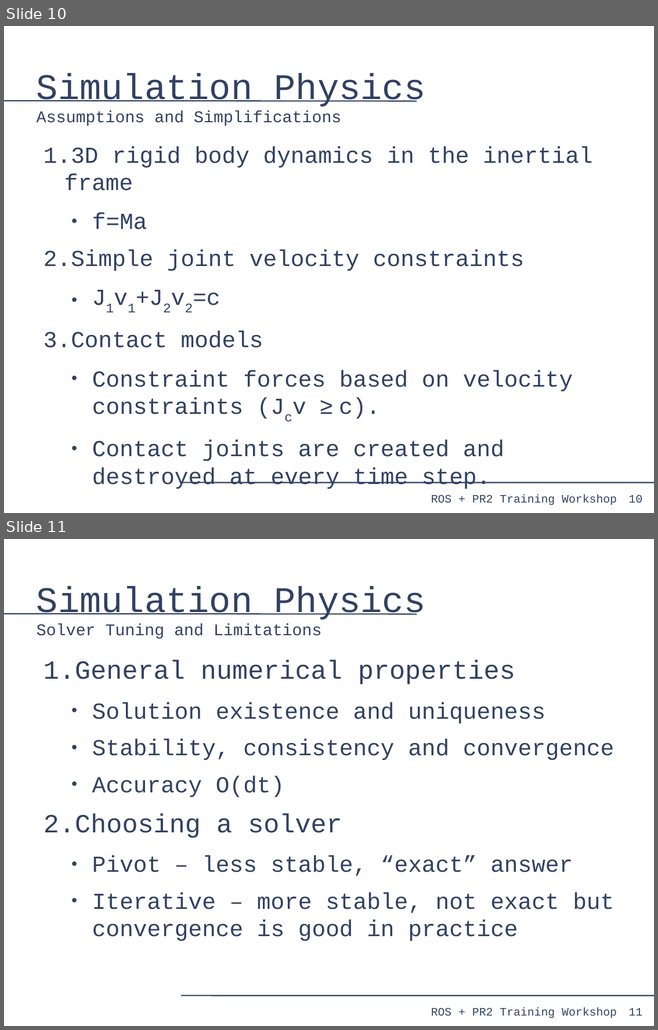
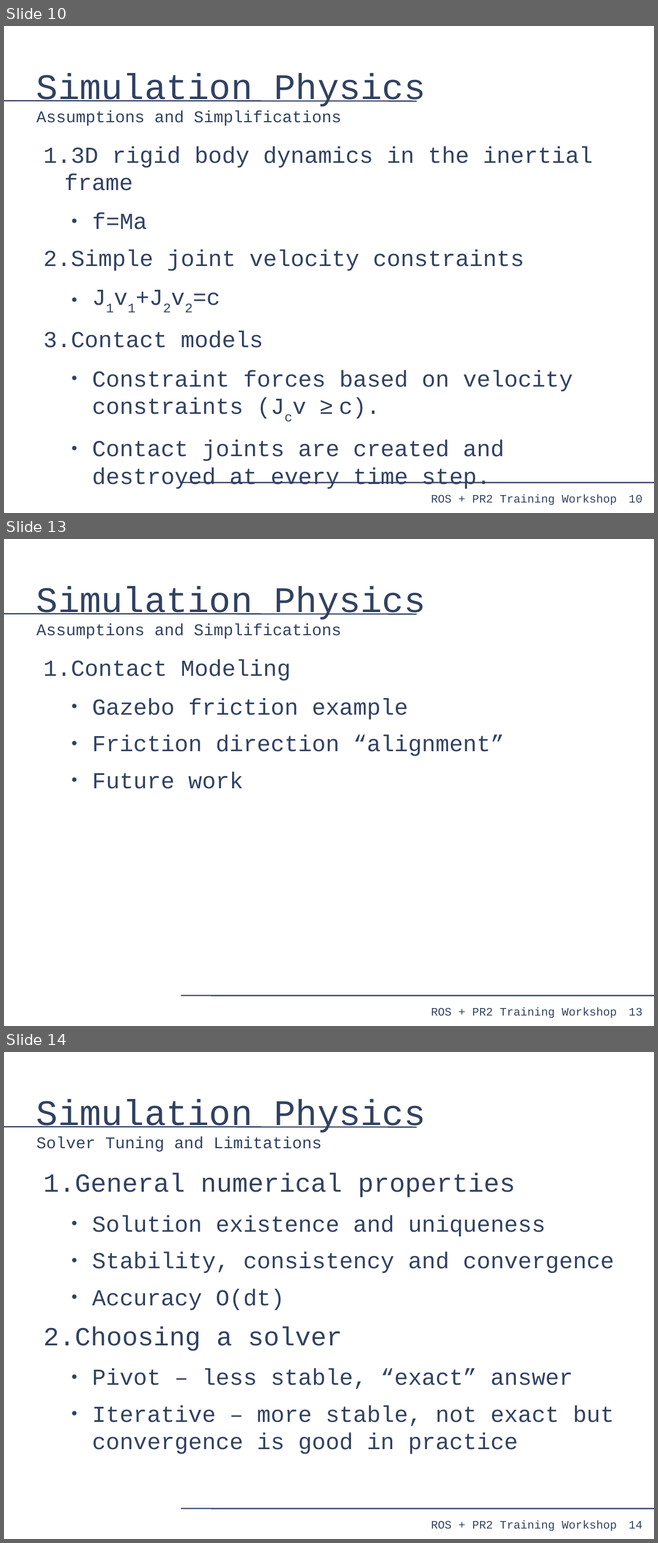
Before and after one commit to PR2/pr2_docs, a slide deck: pr2_training_workshop/simulation/simulation_training_workshop.odp. Shown one above the other, each under a label of ours: slides 10 and 11 before the commit, slides 10, 13 and 14 after it; the slides between them are not shown. The pictures are 658x1030 and 658x1543 pixels, drawn with LibreOffice and Linux fonts; fonts in the diff are those of the drawing. Boxes give left, top, right and bottom in pixels: in the first picture for what was removed or moved away, otherwise in the second. Text is boxed around its words. In the diff, an @@ line names an element or a change of style, - is before the commit and + after.

```diff
--- a/pr2_training_workshop/simulation/simulation_training_workshop.odp
+++ b/pr2_training_workshop/simulation/simulation_training_workshop.odp
@@ slide 13 added at [4,539,654,1026], background #FFFFFF; not listed: 4 template elements that a slide beside it also shows @@
@@ title added at [36,587,426,639], 20 pt, text #314162 @@
+Simulation Physics
+Assumptions and Simplifications
@@ text added at [43,659,504,789], 28 pt, text #314162 @@
+1. Contact Modeling
+  ● Gazebo friction example
+  ● Friction direction “alignment”
+  ● Future work
@@ what was slide 11 is now slide 14 @@
@@ page number at [628,1521,642,1529]: text changed @@
-11
+14
```
Also in this commit, not shown: 3 other slides added, 2 slides removed.
